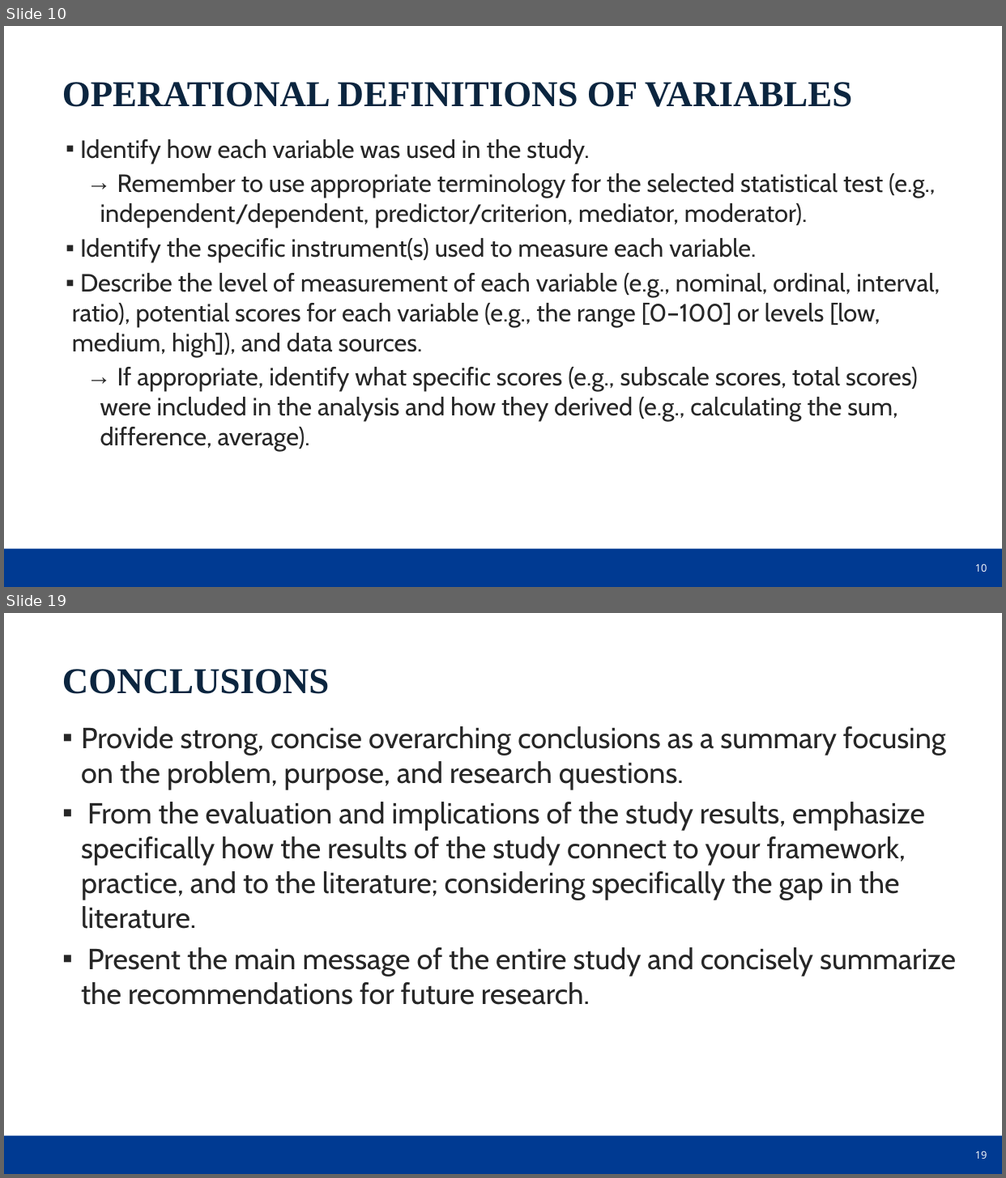
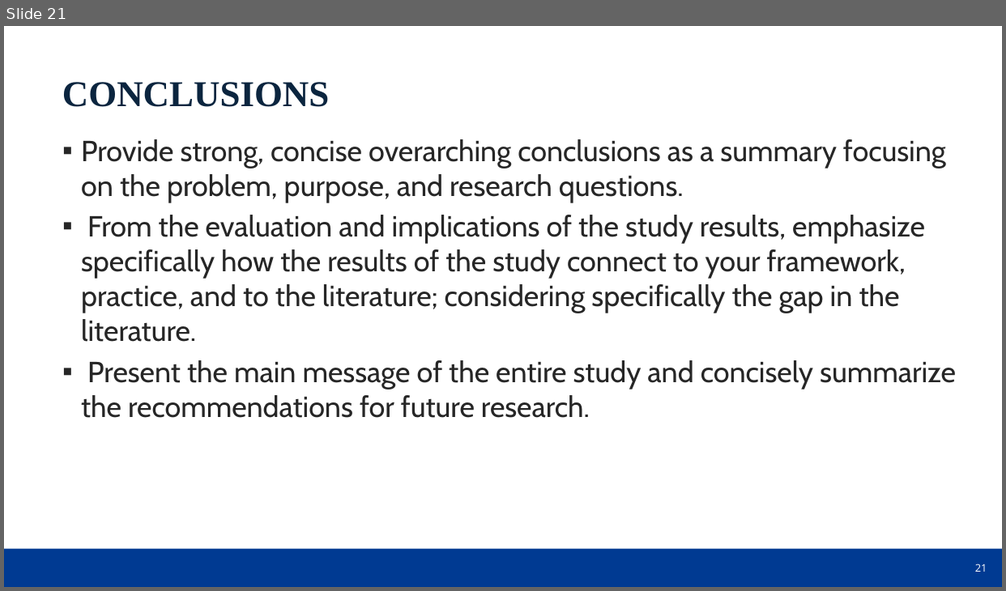
Before and after one commit to dr-natetorious/Dissertation, a slide deck: DSE_Quantitative_oral_defense_presentation_template_2022_NU.pptx. Shown one above the other, each under a label of ours: slides 10 and 19 before the commit, slide 21 after it; the slides between them are not shown. The pictures are 1006x1178 and 1006x591 pixels, drawn with LibreOffice and Linux fonts; fonts in the diff are those of the drawing; background and template pictures are left out. Boxes give left, top, right and bottom in pixels: in the first picture for what was removed or moved away, otherwise in the second. Text is boxed around its words. In the diff, an @@ line names an element or a change of style, - is before the commit and + after.

```diff
--- a/DSE_Quantitative_oral_defense_presentation_template_2022_NU.pptx
+++ b/DSE_Quantitative_oral_defense_presentation_template_2022_NU.pptx
@@ slide 10 removed at (x1=4, y1=26, x2=1002, y2=587), background picture (left out); not listed: 2 template elements that a slide beside it also shows @@
@@ text removed at (x1=62, y1=82, x2=852, y2=107) @@
-OPERATIONAL DEFINITIONS OF VARIABLES
@@ text removed at (x1=72, y1=139, x2=940, y2=451) @@
-▪ Identify how each variable was used in the study.
-  → Remember to use appropriate terminology for the selected statistical test (e.g., independent/dependent, predictor/criterion, mediator, moderator).
-▪ Identify the specific instrument(s) used to measure each variable.
-▪ Describe the level of measurement of each variable (e.g., nominal, ordinal, interval, ratio), potential scores for each variable (e.g., the range [0–100] or levels [low, medium, high]), and data sources.
-  → If appropriate, identify what specific scores (e.g., subscale scores, total scores) were included in the analysis and how they derived (e.g., calculating the sum, difference, average).
@@ what was slide 19 is now slide 21 @@
@@ page number at (x1=975, y1=564, x2=987, y2=572): text changed @@
-19
+21
```
Also in this commit, not shown: 3 slides changed, 18 slides added, 15 other slides removed, 3 other files.
